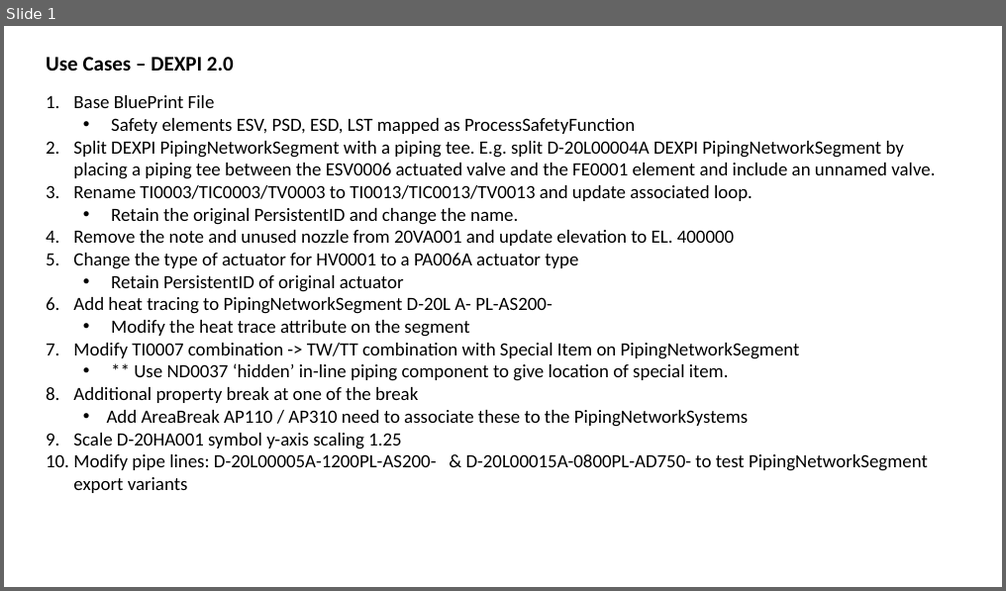
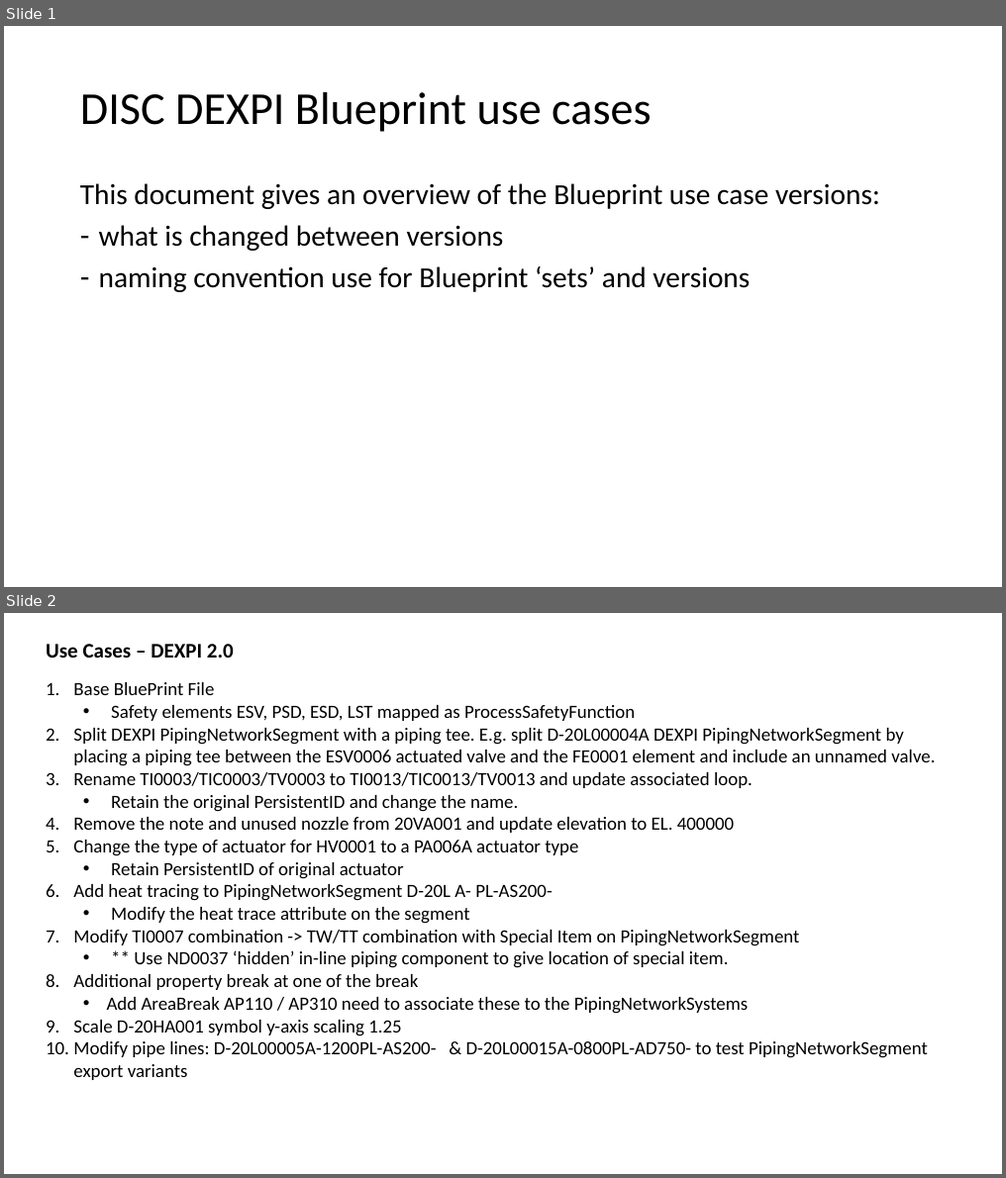
Before and after one commit to ToniaPedersen/DISCDEXPI_2025Pack, a slide deck: Blueprint/UseCases_PersistenID.pptx. Shown one above the other, each under a label of ours: slide 1 before the commit, slides 1 and 2 after it. The pictures are 1006x591 and 1006x1178 pixels, drawn with LibreOffice and Linux fonts; fonts in the diff are those of the drawing. Boxes give left, top, right and bottom in pixels: in the first picture for what was removed or moved away, otherwise in the second. Text is boxed around its words. In the diff, an @@ line names an element or a change of style, - is before the commit and + after.

```diff
--- a/Blueprint/UseCases_PersistenID.pptx
+++ b/Blueprint/UseCases_PersistenID.pptx
@@ slide 1 added at (4,26,1002,587), background #FFFFFF @@
@@ title added at (80,92,650,132), 44 pt, text #000000 @@
+DISC DEXPI Blueprint use cases
@@ text added at (80,183,880,292), 28 pt, text #000000 @@
+This document gives an overview of the Blueprint use case versions:
+– what is changed between versions
+– naming convention use for Blueprint ‘sets’ and versions
@@ what was slide 1 is now slide 2 @@
```
